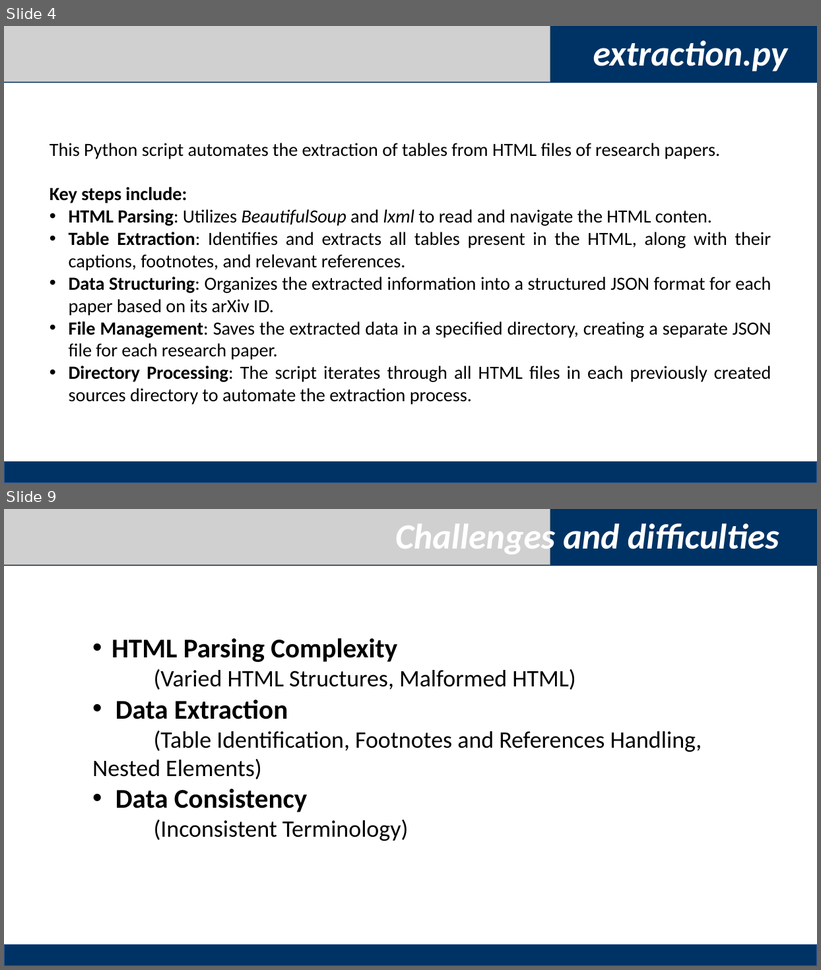
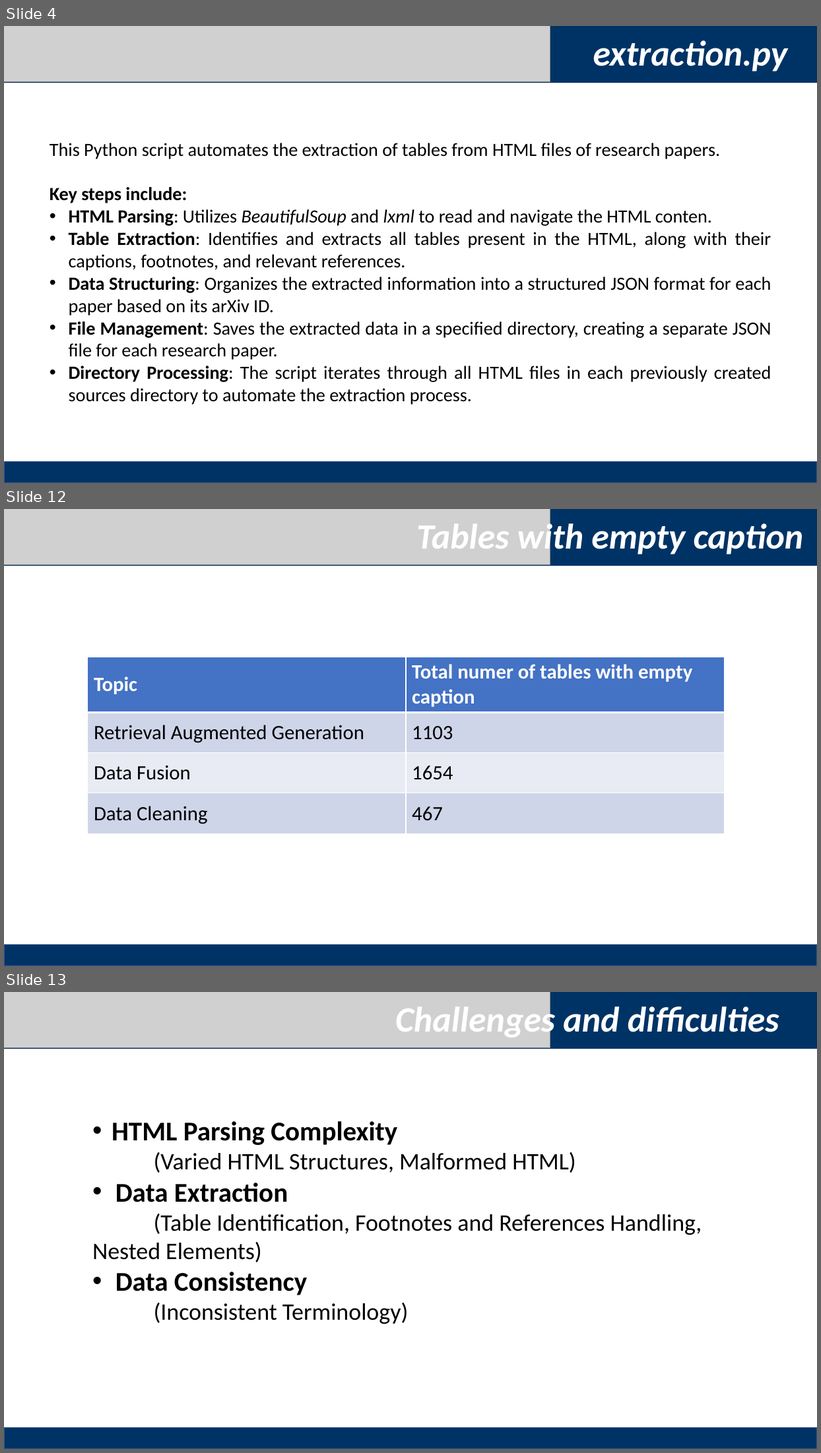
Before and after one commit to haowen3012/ID-Homerwork1, a slide deck: homework1/Homework1.pptx. Shown one above the other, each under a label of ours: slides 4 and 9 before the commit, slides 4, 12 and 13 after it; the slides between them are not shown. The pictures are 821x970 and 821x1453 pixels, drawn with LibreOffice and Linux fonts; fonts in the diff are those of the drawing; grey boxes stand for pictures. Boxes give left, top, right and bottom in pixels: in the first picture for what was removed or moved away, otherwise in the second. Text is boxed around its words. In the diff, an @@ line names an element or a change of style, - is before the commit and + after.

```diff
--- a/homework1/Homework1.pptx
+++ b/homework1/Homework1.pptx
@@ slide 12 added at [4,509,817,966], background #FFFFFF @@
@@ rectangle added at [4,509,817,566], fill #003365 @@
@@ picture added at [4,509,550,564] @@
@@ text added at [416,519,804,557], 42 pt, text #FFFFFF, bold, italic @@
+Tables with empty caption
@@ table added at [88,657,725,833], 4 rows, 2 columns @@
+Topic | Total numer of tables with empty caption
+Retrieval Augmented Generation | 1103
+Data Fusion | 1654
+Data Cleaning | 467
@@ rectangle added at [4,945,817,966], fill #003365, outline #325491 1 pt @@
@@ what was slide 9 is now slide 13 @@
```
Also in this commit, not shown: 2 slides changed, 7 other slides added, 4 slides removed.
